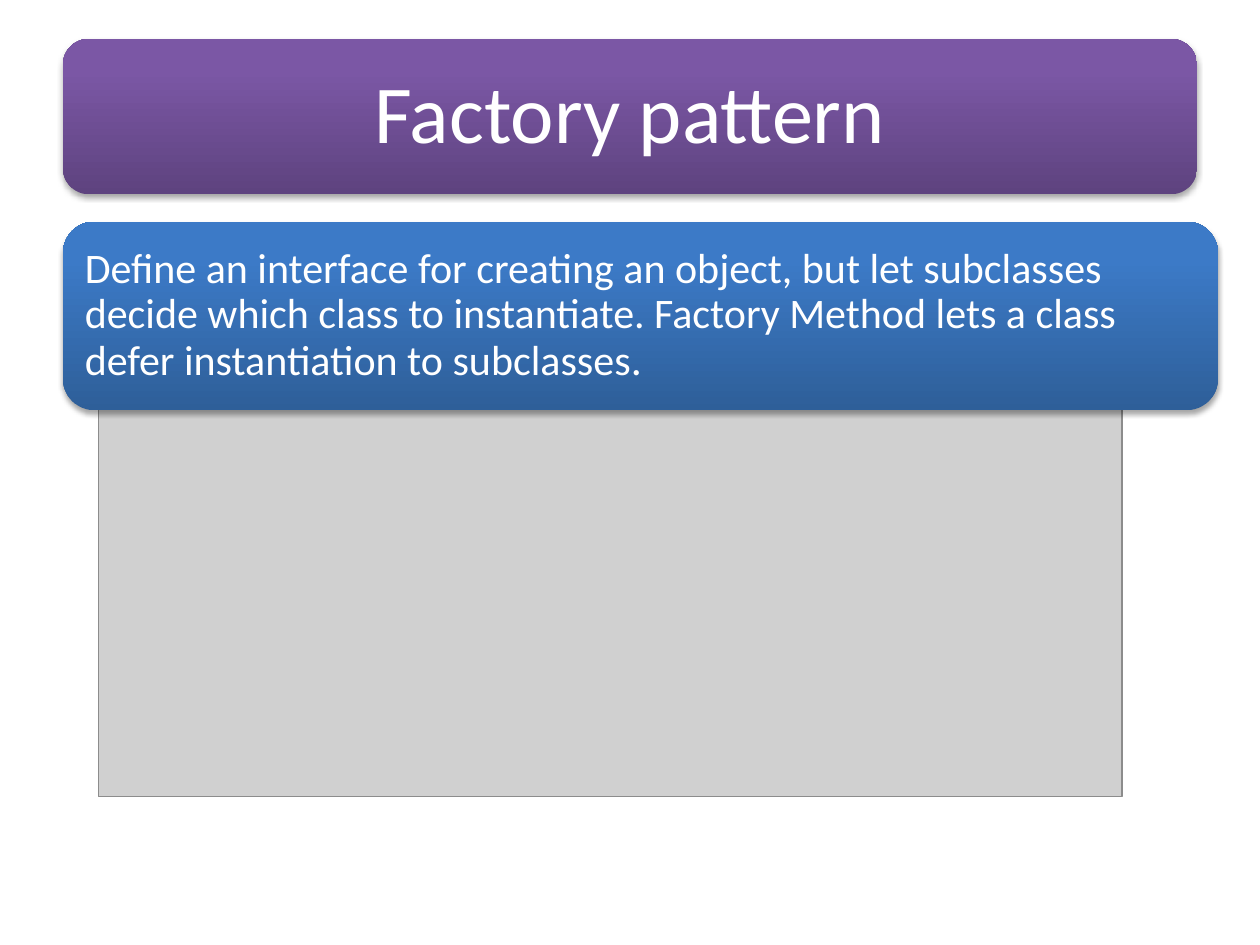
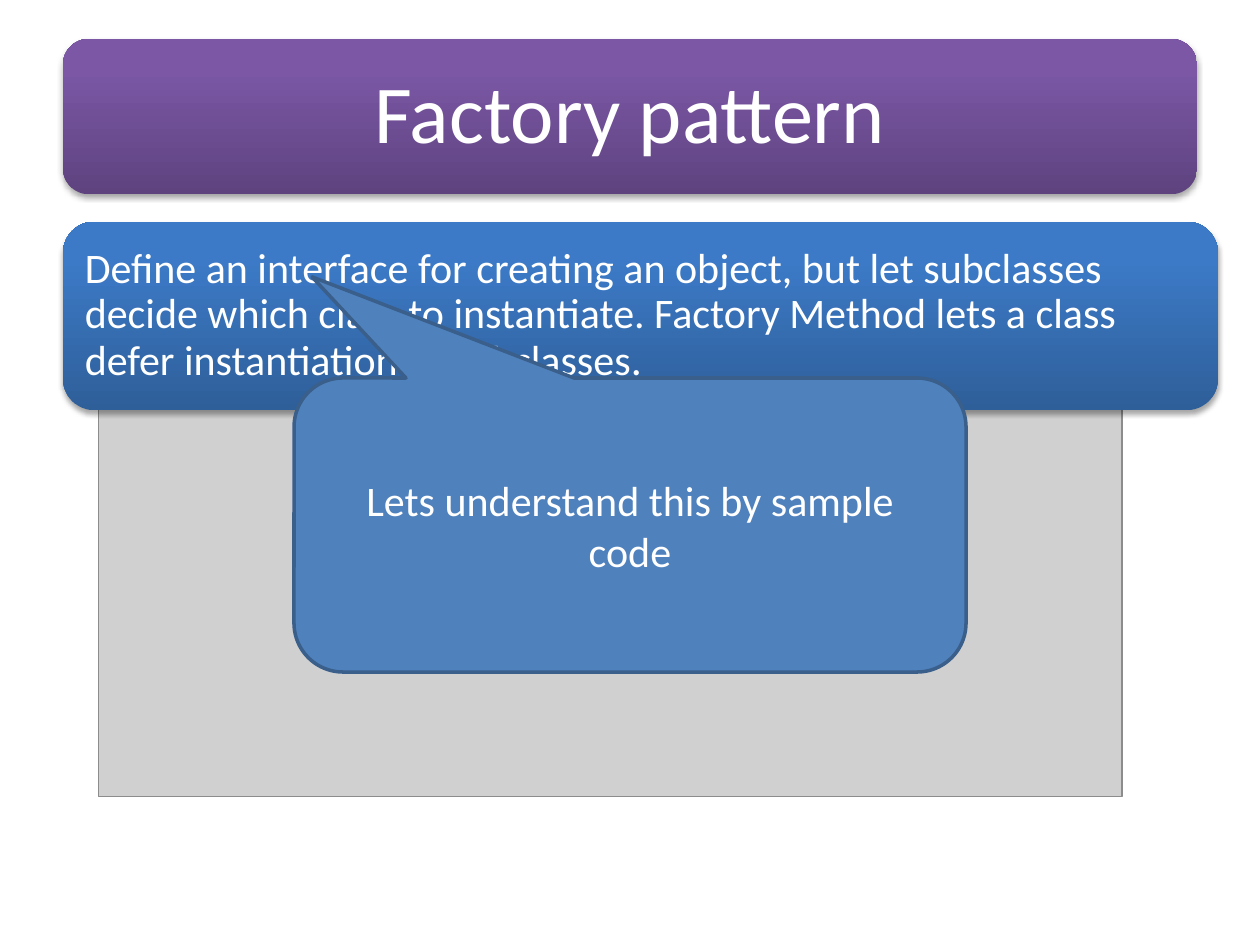
Before and after one commit to soyebparvez/DesignPatternData, a slide deck: slide 16 of Design Principle.pptx (slide 17 before the commit). Drawn at 1260x945 pixels with LibreOffice and Linux fonts; fonts in the diff are those of the drawing; grey boxes stand for pictures. Boxes give left, top, right and bottom in pixels: in the first picture for what was removed or moved away, otherwise in the second. Text is boxed around its words. In the diff, an @@ line names an element or a change of style, - is before the commit and + after.

```diff
--- a/Design Principle.pptx
+++ b/Design Principle.pptx
@@ rounded speech box added at <box>294,378,965,672</box>, fill #4F81BD, outline #3A5F8C 2 pt, 24 pt, text #FFFFFF @@
+Lets understand this by sample code
```
Also in this commit, not shown: 2 other slides changed, 3 slides added, 4 slides removed.
